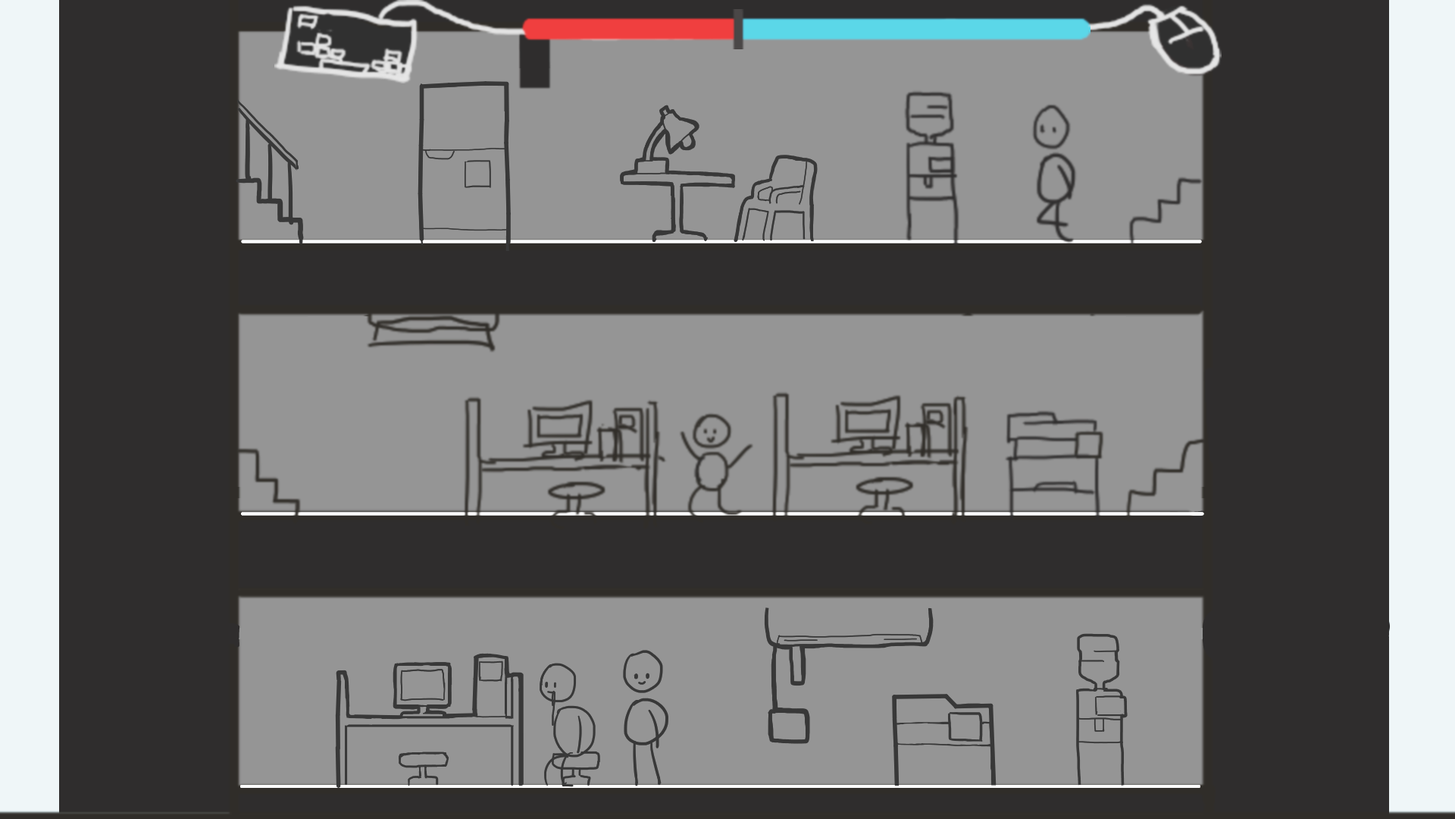
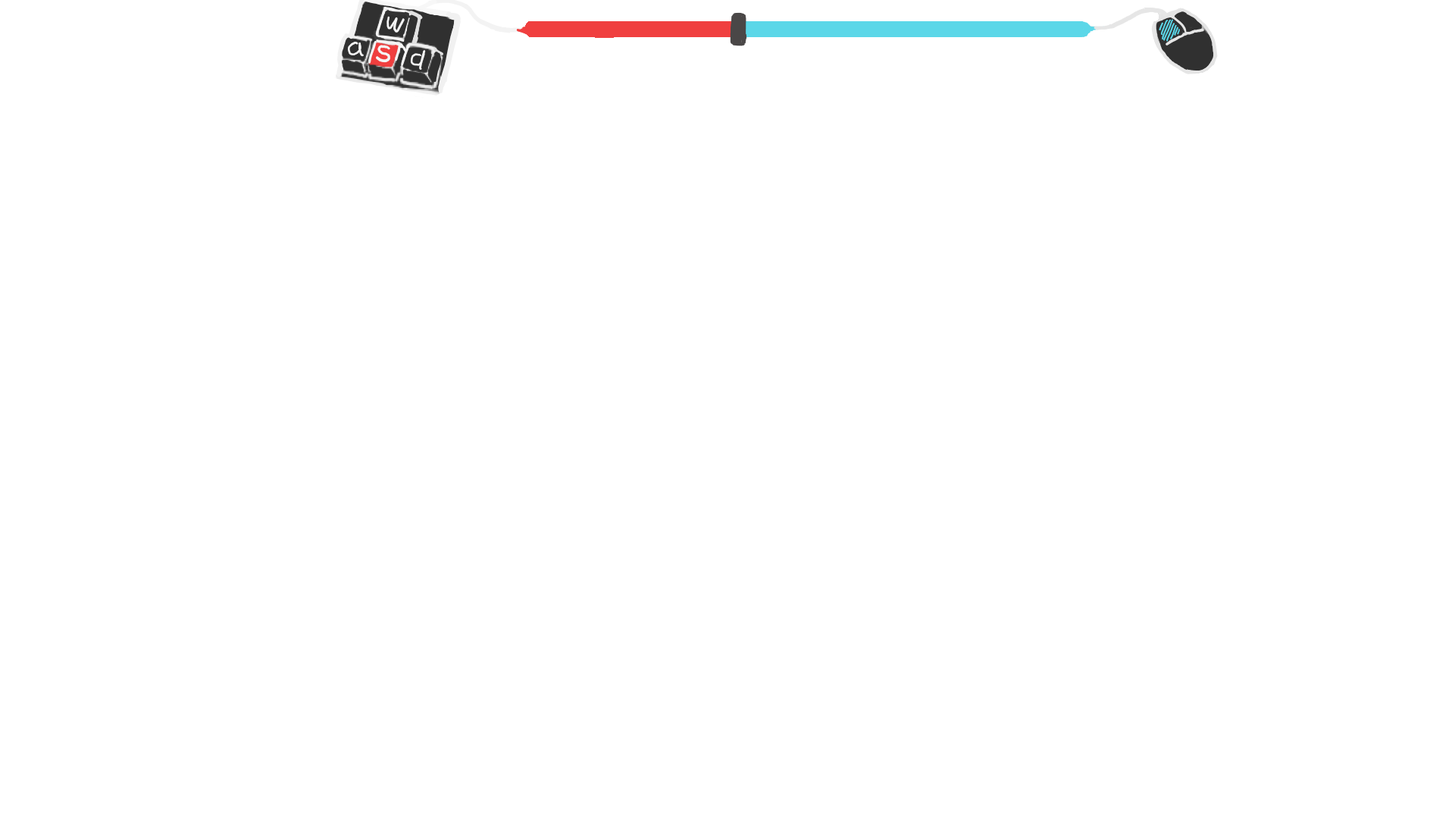
Layer changes from the first 1455 × 819 image to the second:
pixels changed over [0, 0, 1455, 819] (layer not identified)
